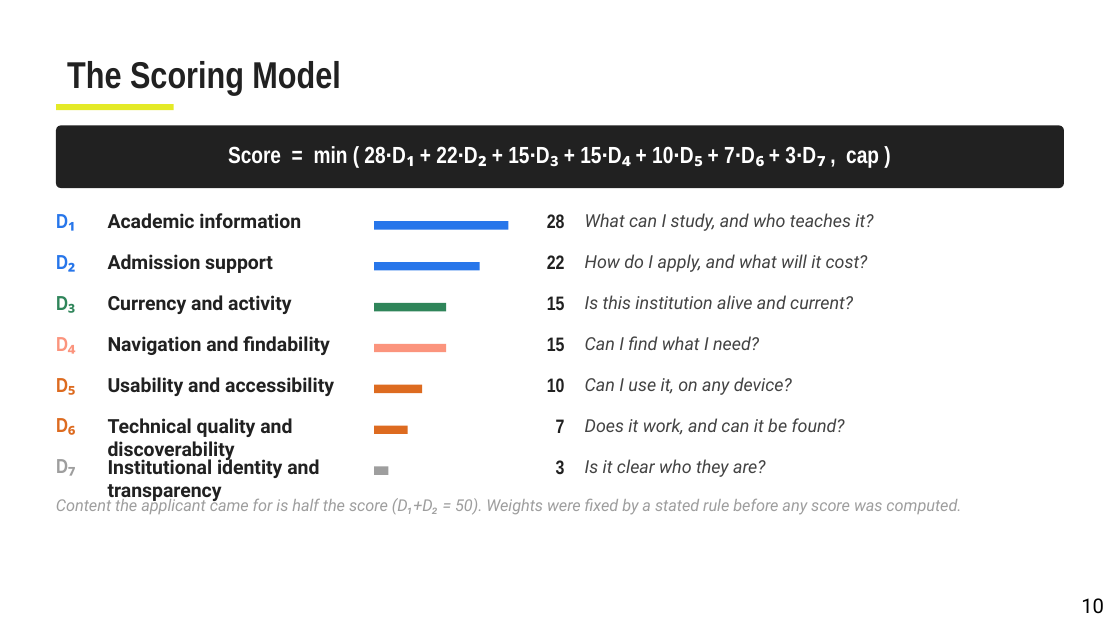
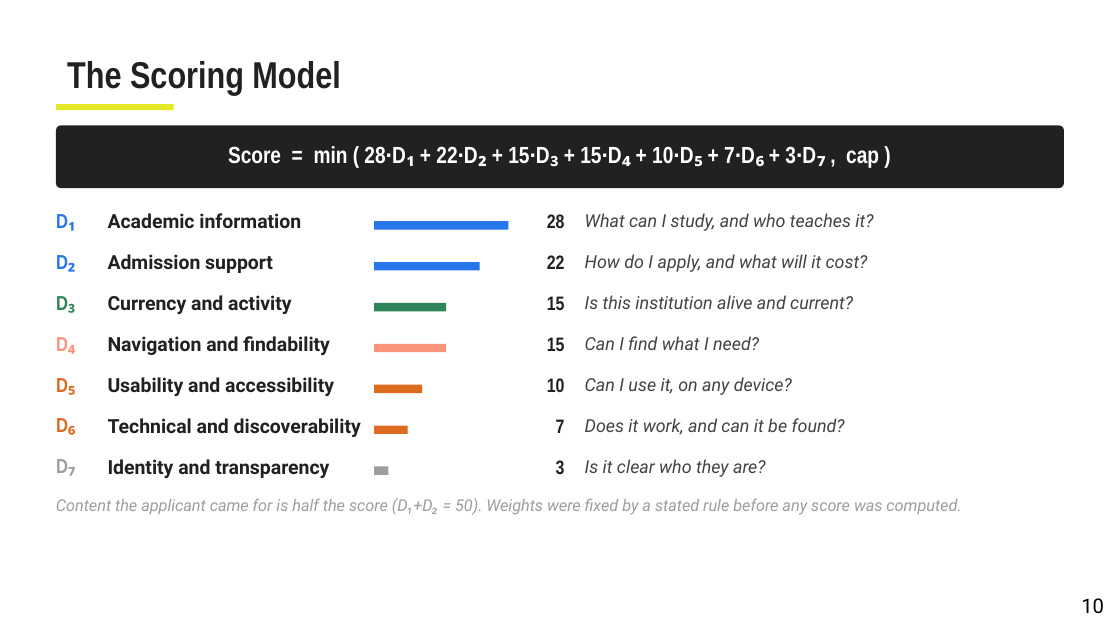
Before and after one commit to k-i-mahi/ml-project, a slide deck: slide 10 of FINAL_PROJECT/University_Website_Quality_Presentation.pptx. Drawn at 1120x630 pixels with LibreOffice and Linux fonts; fonts in the diff are those of the drawing. Boxes give left, top, right and bottom in pixels: in the first picture for what was removed or moved away, otherwise in the second. Text is boxed around its words. In the diff, an @@ line names an element or a change of style, - is before the commit and + after.

```diff
--- a/FINAL_PROJECT/University_Website_Quality_Presentation.pptx
+++ b/FINAL_PROJECT/University_Website_Quality_Presentation.pptx
@@ text at (x1=108, y1=418, x2=361, y2=437): text changed @@
-Technical quality and discoverability
+Technical and discoverability
@@ text at (x1=108, y1=459, x2=329, y2=478): text changed @@
-Institutional identity and transparency
+Identity and transparency
```
Also in this commit, not shown: 6 other slides changed, 5 other files.
